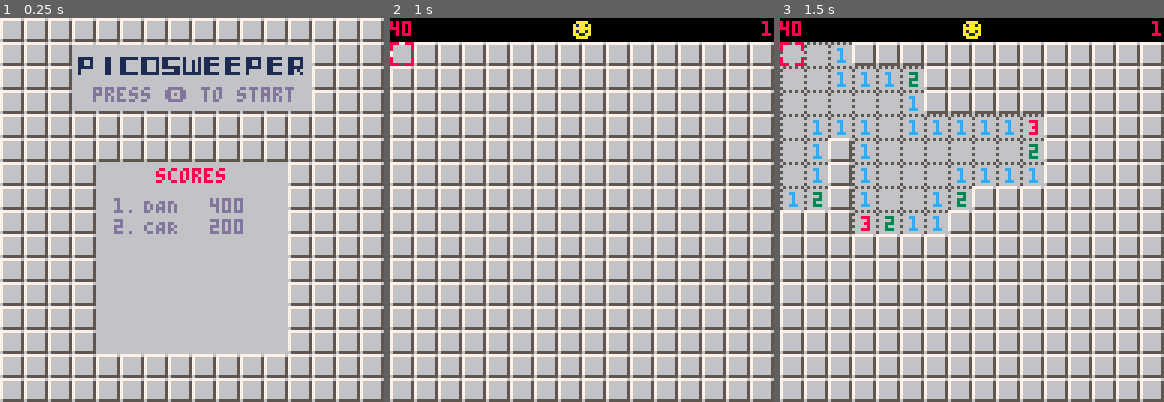
Above: before the commit, frames 1-3 (left to right).
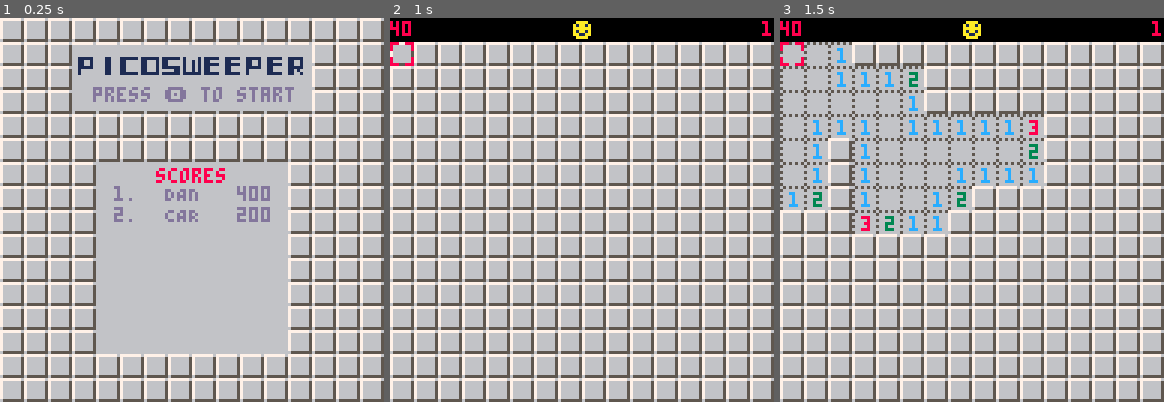
Above: after the commit, the same moments.

Repository: Carsonthemonkey/picosweeper
Game: PICO-8 cartridge minesweeper_header.p8
The game is run twice, just before and just after one commit, with the same random seed, the same clock (stepped at 60 frames per second) and the same inputs.
Inputs:
- Up to frame 1 (0.25 s): no input
- Up to frame 2 (1 s): tap X (X key) at 0.33 s; tap O (Z key) at 0.7 s
- Up to frame 3 (1.5 s): tap X (X key) at 1.07 s

The runs differ from the first frame. In frame 1, 1.5% of the frame differs, in the area x 29-71%, y 43-57%; in frame 2, nothing differs; in frame 3, nothing differs.

Commit message:
Reformat score page

Diff:
--- a/minesweeper_header.p8
+++ b/minesweeper_header.p8
@@ -71,12 +71,12 @@
 function draw_scores()
 	rectfill(32, 48, 95, 111, 6)
 	print("scores", 52, 50, 8)
-	y_offset = 60
+	y_offset = 56
 	pnum = 1
 	for _, score in pairs(scores) do
 		print(pnum .. ".", 38, y_offset, 13)
-		print(score.name, 48, y_offset, 13)
-		print(score.val, 82 - 4 * #tostr(score.val), y_offset, 13)
+		print(score.name, 55, y_offset, 13)
+		print(score.val, 91 - 4 * #tostr(score.val), y_offset, 13)
 		y_offset += 7
 		pnum += 1
 	end
